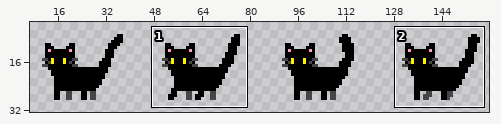
Edited in one commit: sprite sheet (public/static/img/cat_spritesheet.png). Above: a wide view before the commit, with the close-up outlined.
Close-up. The starting point:
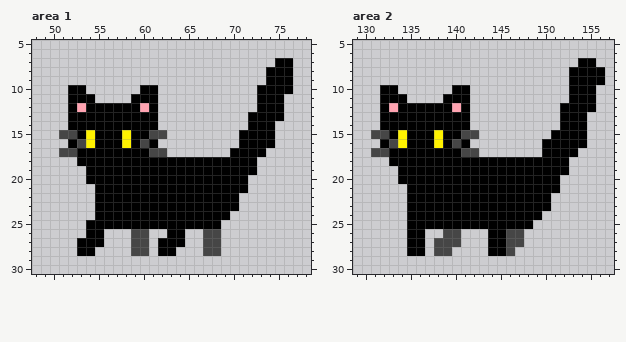
The file is 160x40 pixels. Shown: area 1: x 48..78, y 5..30; area 2: x 129..157, y 5..30. The wide view leaves out empty margins.
Once edited:
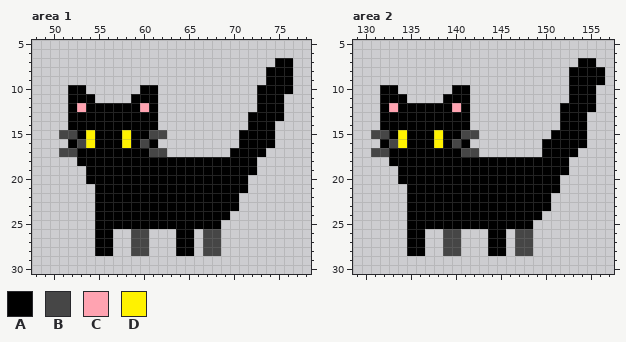
Palette (. is transparent): A #000000  B #464646  C #ffa3b1  D #fff200
Changes in this commit:
Area 1:
There is now colour A in rows 26 to 27 at x 56 and 65; in row 28 at x 55 to 56 and 64 to 65.
Colour A is removed in row 25 at x 54; in row 26 at x 54 and 63; in rows 27 to 28 at x 53 to 54 and 62 to 63.
Area 2:
There is now colour B in rows 26 to 27 at x 148; in row 28 at x 140 and 147 to 148.
Colour B is removed in row 26 at x 146; in rows 27 to 28 at x 138 and 146.
